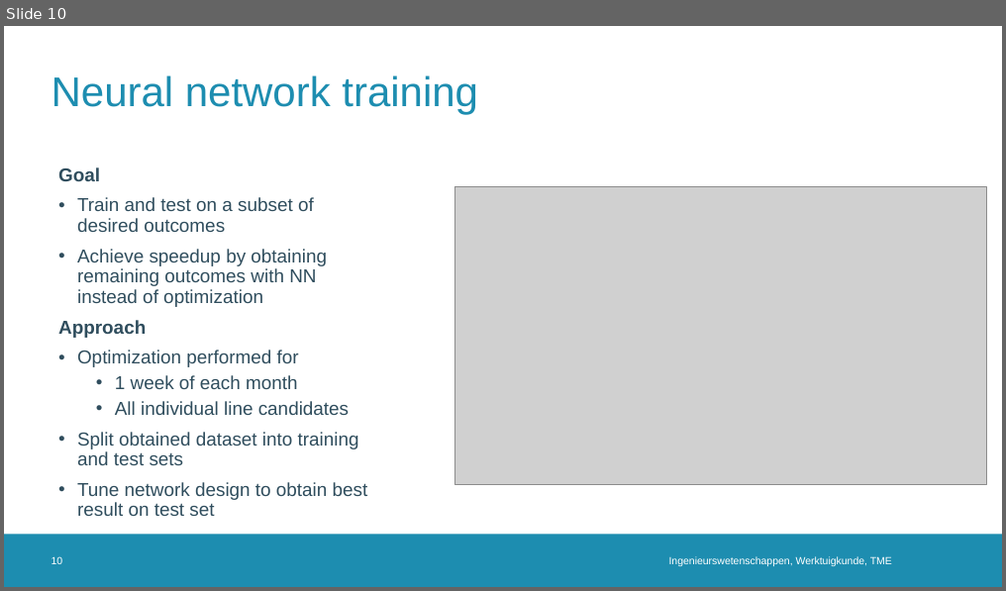
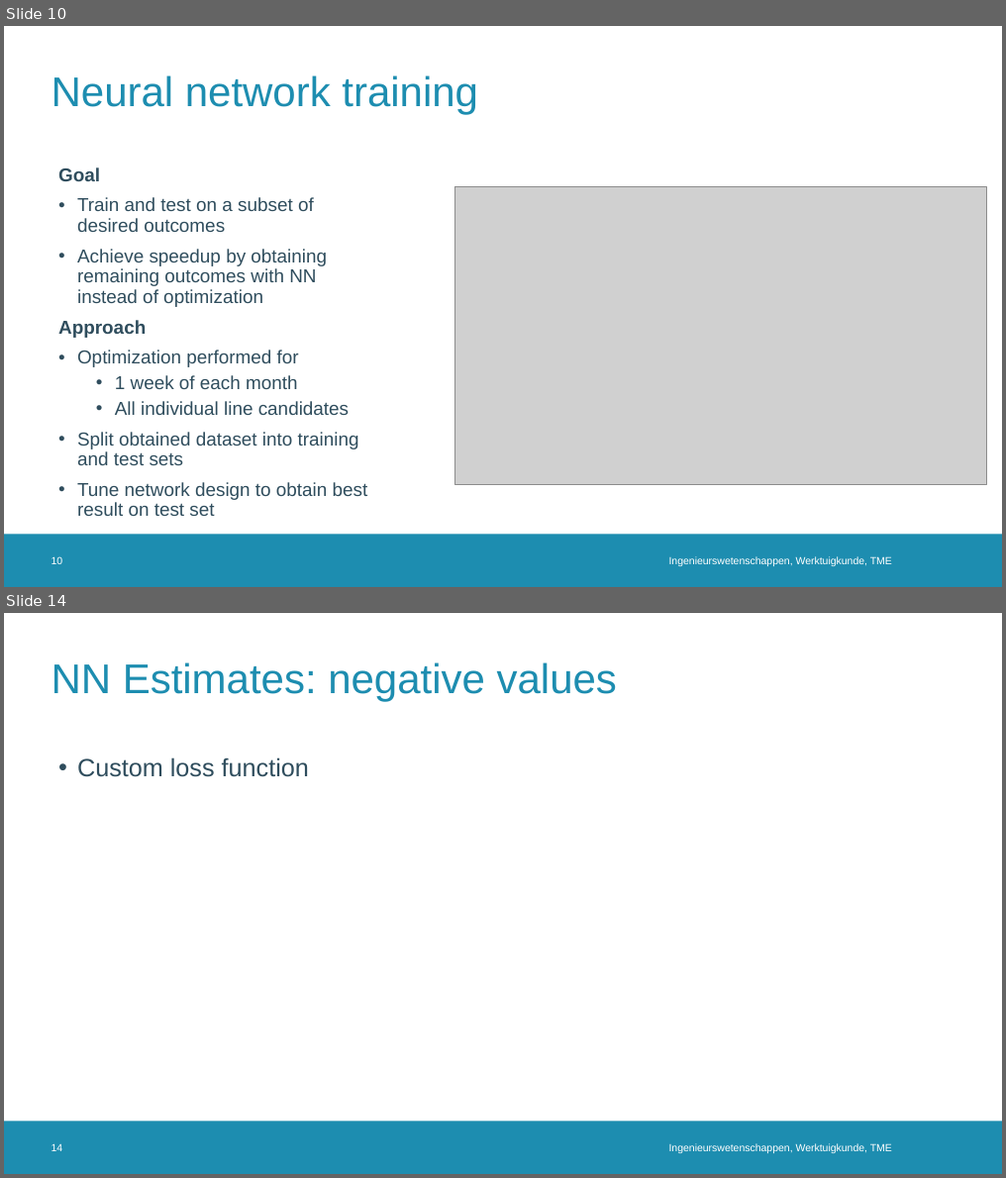
Before and after one commit to erikfilias/JointResearch, a slide deck: 02. Presentations/PresentationGroup_KP.pptx. Shown one above the other, each under a label of ours: slide 10 before the commit, slides 10 and 14 after it; the slides between them are not shown. The pictures are 1006x591 and 1006x1178 pixels, drawn with LibreOffice and Linux fonts; fonts in the diff are those of the drawing; grey boxes stand for pictures; background and template pictures are left out. Boxes give left, top, right and bottom in pixels: in the first picture for what was removed or moved away, otherwise in the second. Text is boxed around its words. In the diff, an @@ line names an element or a change of style, - is before the commit and + after.

```diff
--- a/02. Presentations/PresentationGroup_KP.pptx
+++ b/02. Presentations/PresentationGroup_KP.pptx
@@ slide 14 added at <box>4,613,1002,1174</box>, background #FFFFFF; not listed: 1 template element that a slide beside it also shows @@
@@ title added at <box>52,663,617,702</box>, 40 pt, text #1D8DB0 @@
+NN Estimates: negative values
@@ text added at <box>77,758,309,777</box>, 24 pt, text #2F4D5D @@
+• Custom loss function
@@ page number added at <box>52,1144,63,1152</box>, 10 pt, text #FFFFFF @@
+14
@@ text added at <box>669,1144,892,1154</box>, 10 pt, text #FFFFFF @@
+Ingenieurswetenschappen, Werktuigkunde, TME
```
Also in this commit, not shown: 3 other slides added, 6 other files.
